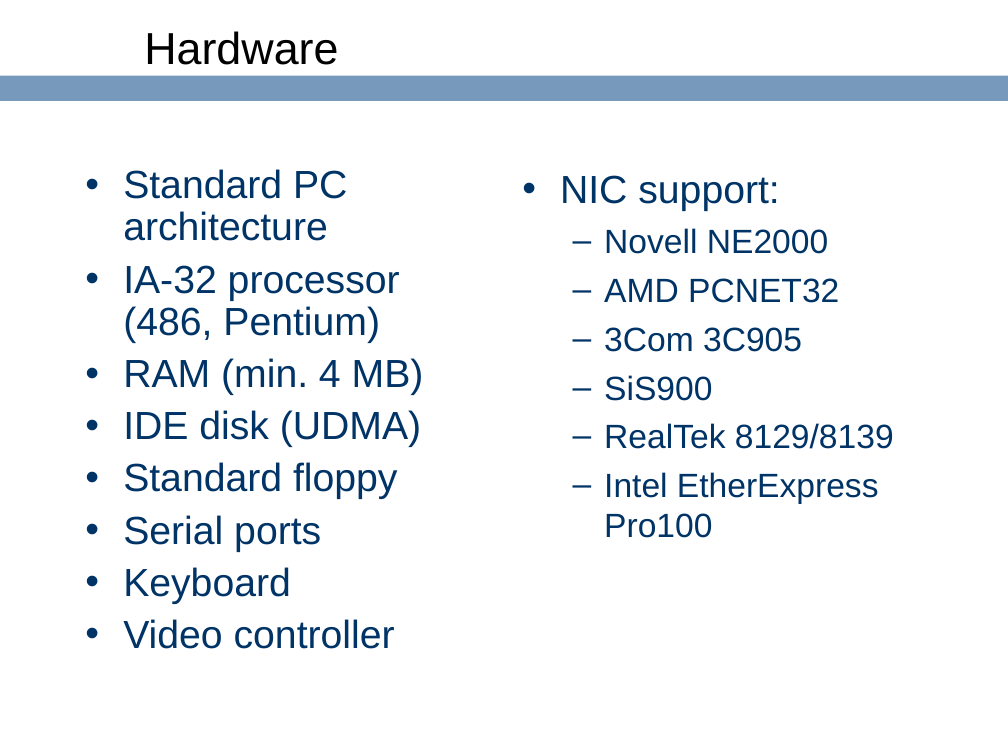
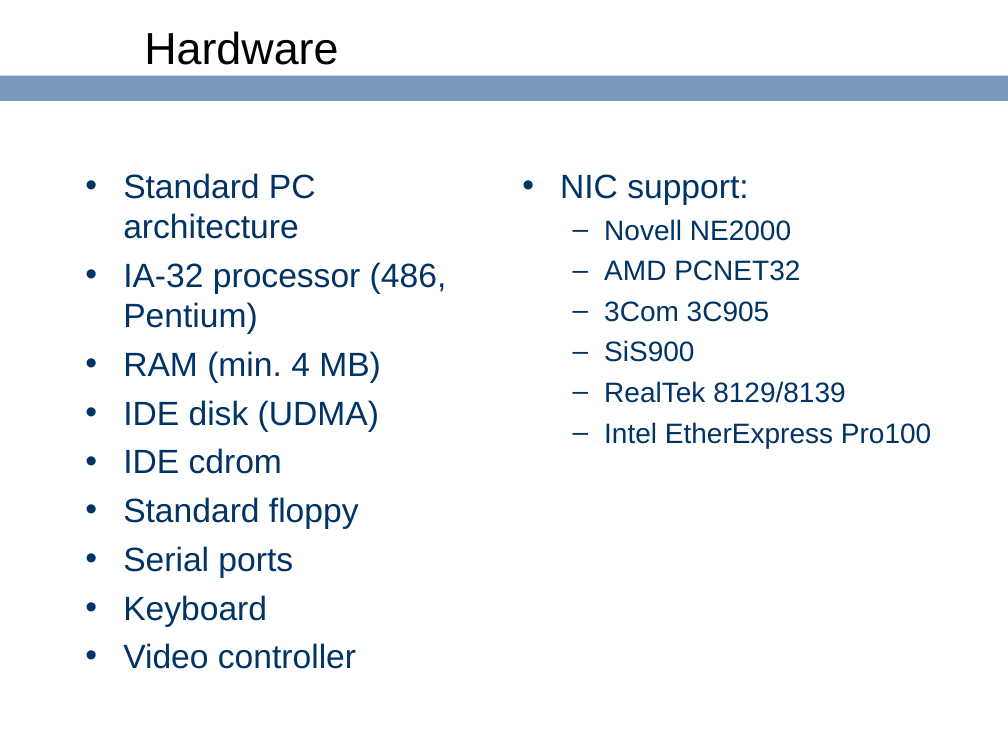
Before and after one commit to ringgaard/sanos, a slide deck: slide 4 of doc/sanostech.ppt. Drawn at 1008x756 pixels with LibreOffice and Linux fonts; fonts in the diff are those of the drawing; background and template pictures are left out. Boxes give left, top, right and bottom in pixels: in the first picture for what was removed or moved away, otherwise in the second. Text is boxed around its words. In the diff, an @@ line names an element or a change of style, - is before the commit and + after.

```diff
--- a/doc/sanostech.ppt
+++ b/doc/sanostech.ppt
@@ text at box(123, 173, 447, 669): size 28 to 24 pt; line spacing 0.9 to 1; less space between paragraphs @@
@@ text "NIC support:" at box(560, 174, 931, 448): size 28 to 24 pt in "NIC support:"; size 24 to 20 pt in "Novell NE2000", "AMD PCNET32", "3Com 3C905", "SiS900" and 2 more places; less space between paragraphs @@
@@ text at box(123, 448, 282, 474): paragraph added @@
+• IDE cdrom
```
Also in this commit, not shown: 2 other slides changed.
